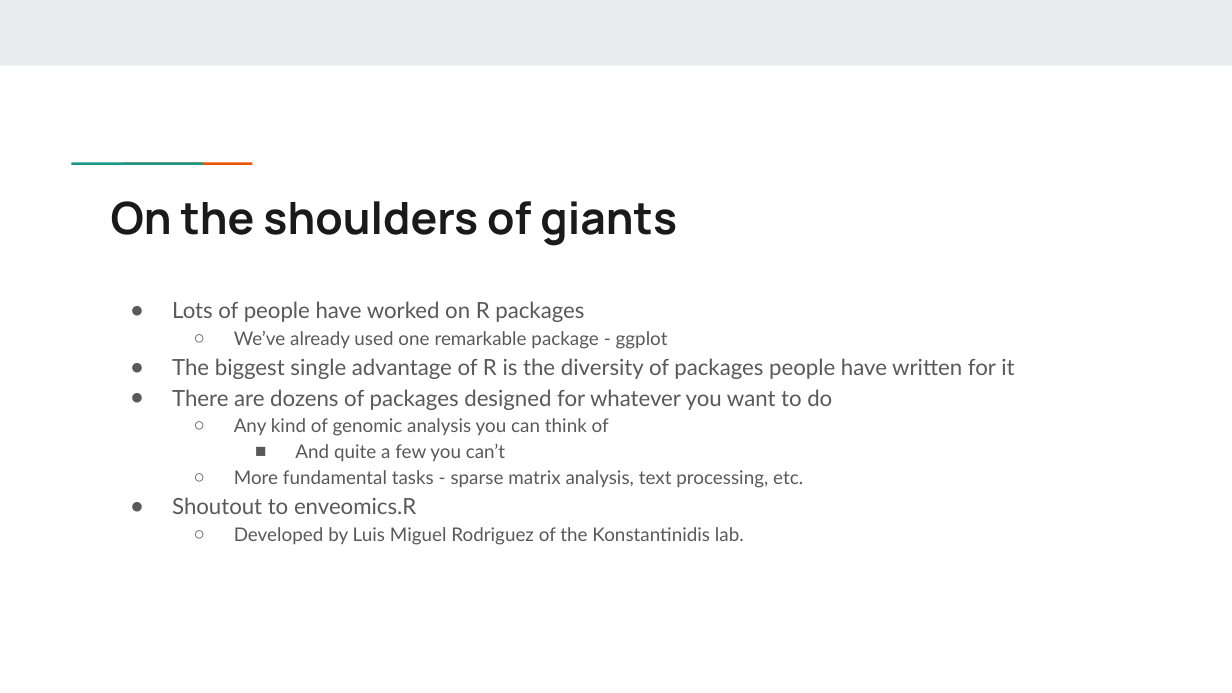
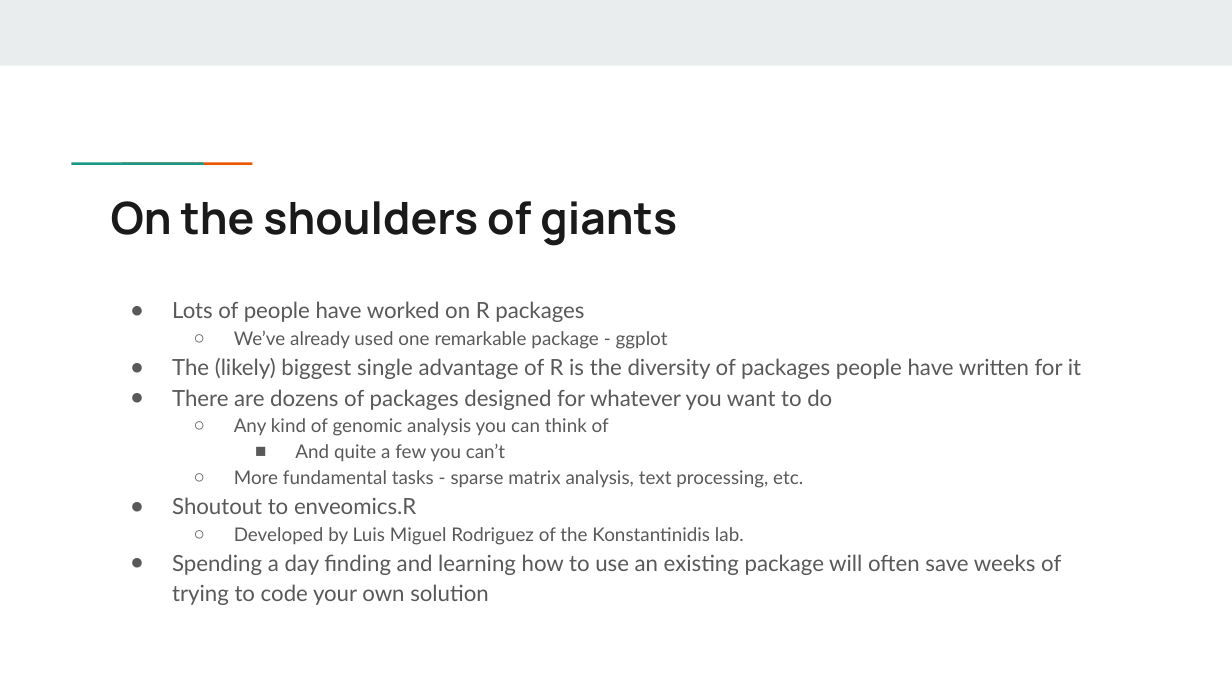
Before and after one commit to KGerhardt/BUG_hands-on, a slide deck: slide 11 of BUG R big data tutorial.pptx. Drawn at 1232x693 pixels with LibreOffice and Linux fonts; fonts in the diff are those of the drawing. Boxes give left, top, right and bottom in pixels: in the first picture for what was removed or moved away, otherwise in the second. Text is boxed around its words. In the diff, an @@ line names an element or a change of style, - is before the commit and + after.

```diff
--- a/BUG R big data tutorial.pptx
+++ b/BUG R big data tutorial.pptx
@@ text at <box>172,358,1081,379</box>: text changed @@
-● The biggest single advantage of R is the diversity of packages people have written for it
+● The (likely) biggest single advantage of R is the diversity of packages people have written for it
@@ text at <box>172,554,1061,605</box>: paragraph added @@
+● Spending a day finding and learning how to use an existing package will often save weeks of trying to code your own solution
```
Also in this commit, not shown: 1 other slide changed, 2 slides added.
